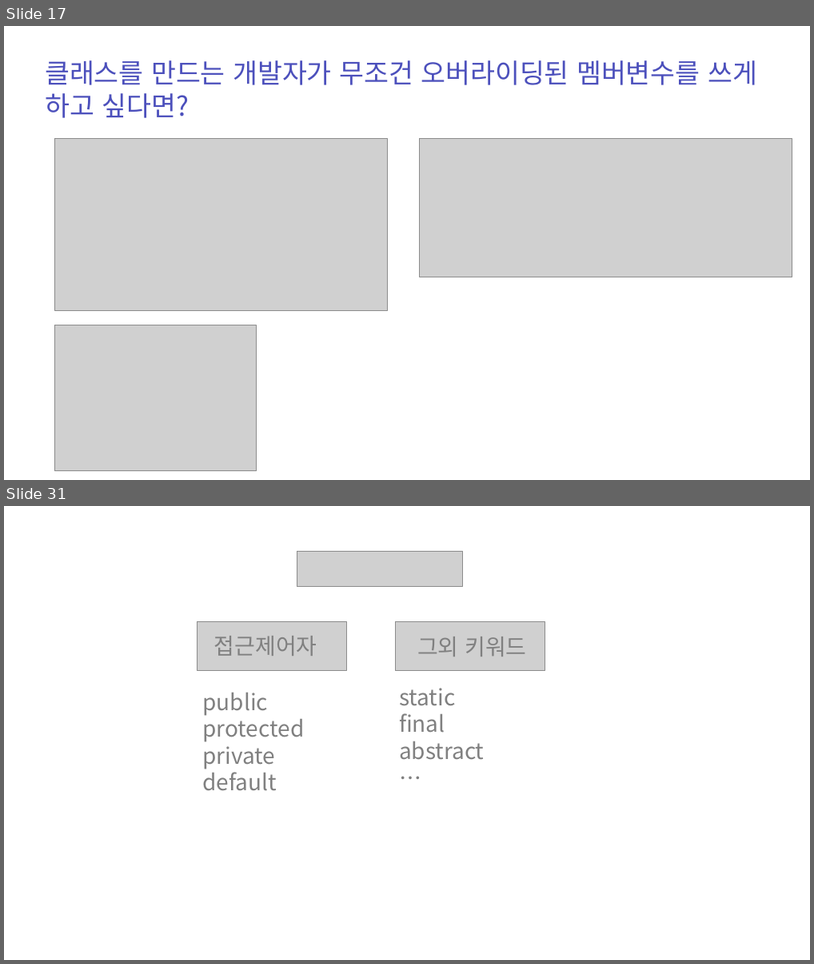
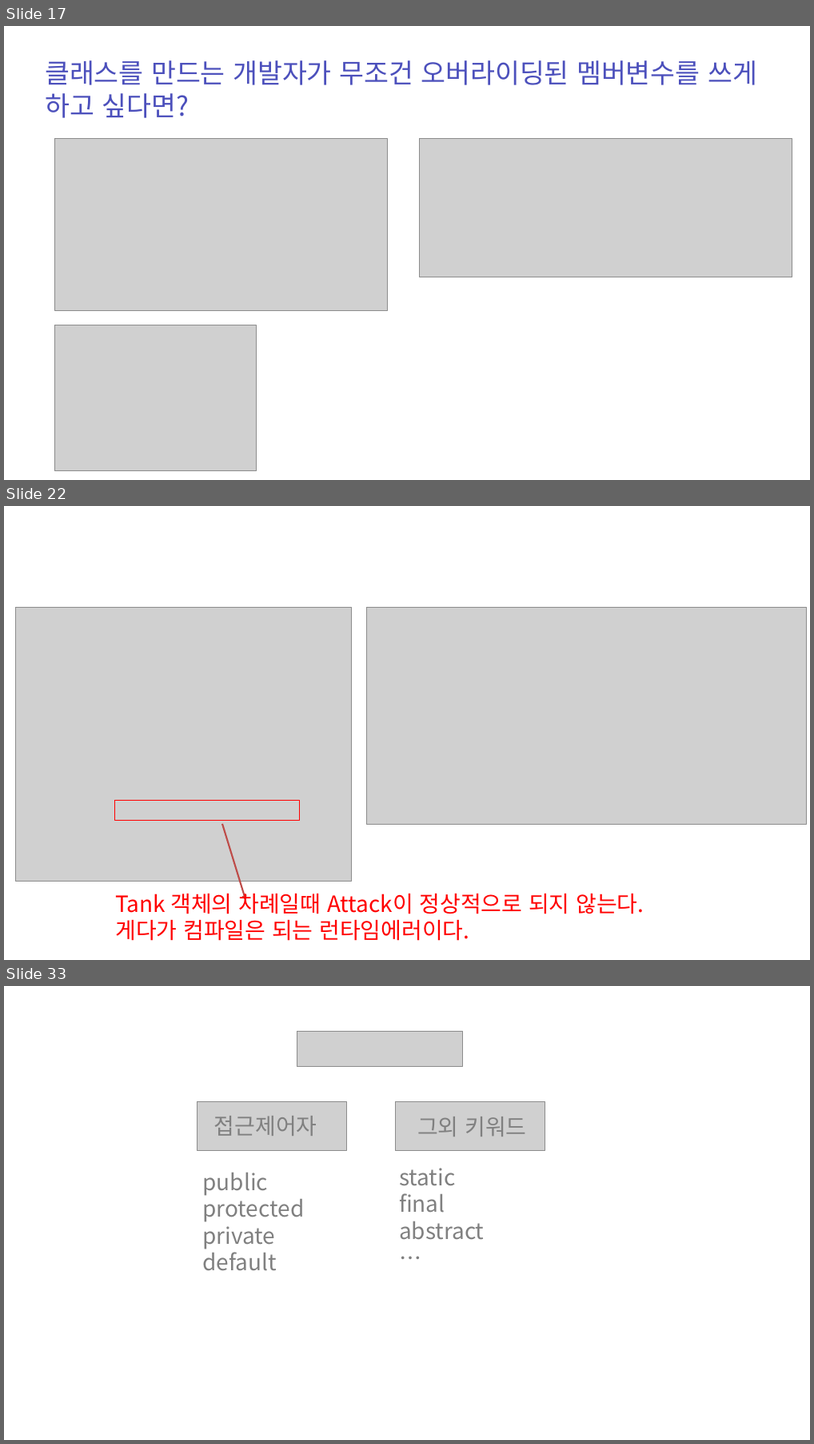
Before and after one commit to zest132/JavaLecture, a slide deck: JavaLecture/LectureFile/java 11강 인터페이스와다형성.pptx. Shown one above the other, each under a label of ours: slides 17 and 31 before the commit, slides 17, 22 and 33 after it; the slides between them are not shown. The pictures are 814x964 and 814x1444 pixels, drawn with LibreOffice and Linux fonts; fonts in the diff are those of the drawing; grey boxes stand for pictures; background and template pictures are left out. Boxes give left, top, right and bottom in pixels: in the first picture for what was removed or moved away, otherwise in the second. Text is boxed around its words. In the diff, an @@ line names an element or a change of style, - is before the commit and + after.

```diff
--- a/JavaLecture/LectureFile/java 11강 인터페이스와다형성.pptx
+++ b/JavaLecture/LectureFile/java 11강 인터페이스와다형성.pptx
@@ slide 22 added at [4, 506, 810, 960], background #FFFFFF @@
@@ picture added at [15, 607, 351, 880] @@
@@ picture added at [367, 607, 806, 824] @@
@@ rectangle added at [115, 800, 300, 820], outline #FF0000 2 pt @@
@@ arrow added from (222, 824) to (246, 900), #BF4C48 3 pt @@
@@ text added at [115, 889, 644, 940], 40 pt, text #FF0000 @@
+Tank 객체의 차례일때 Attack이 정상적으로 되지 않는다.
+게다가 컴파일은 되는 런타임에러이다.
@@ what was slide 31 is now slide 33 @@
```
Also in this commit, not shown: 13 other slides added, 12 slides removed, 16 other files.
